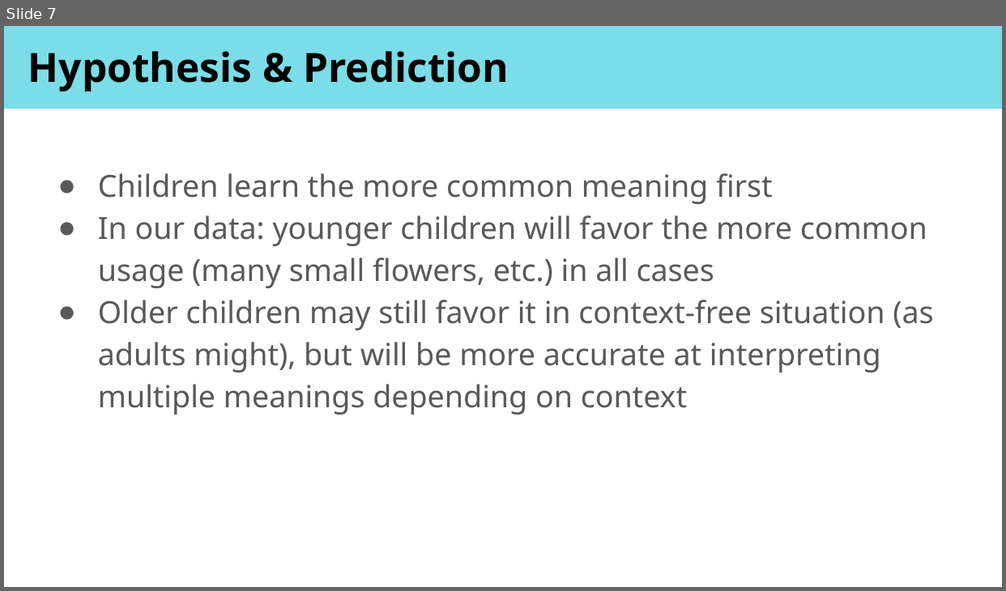
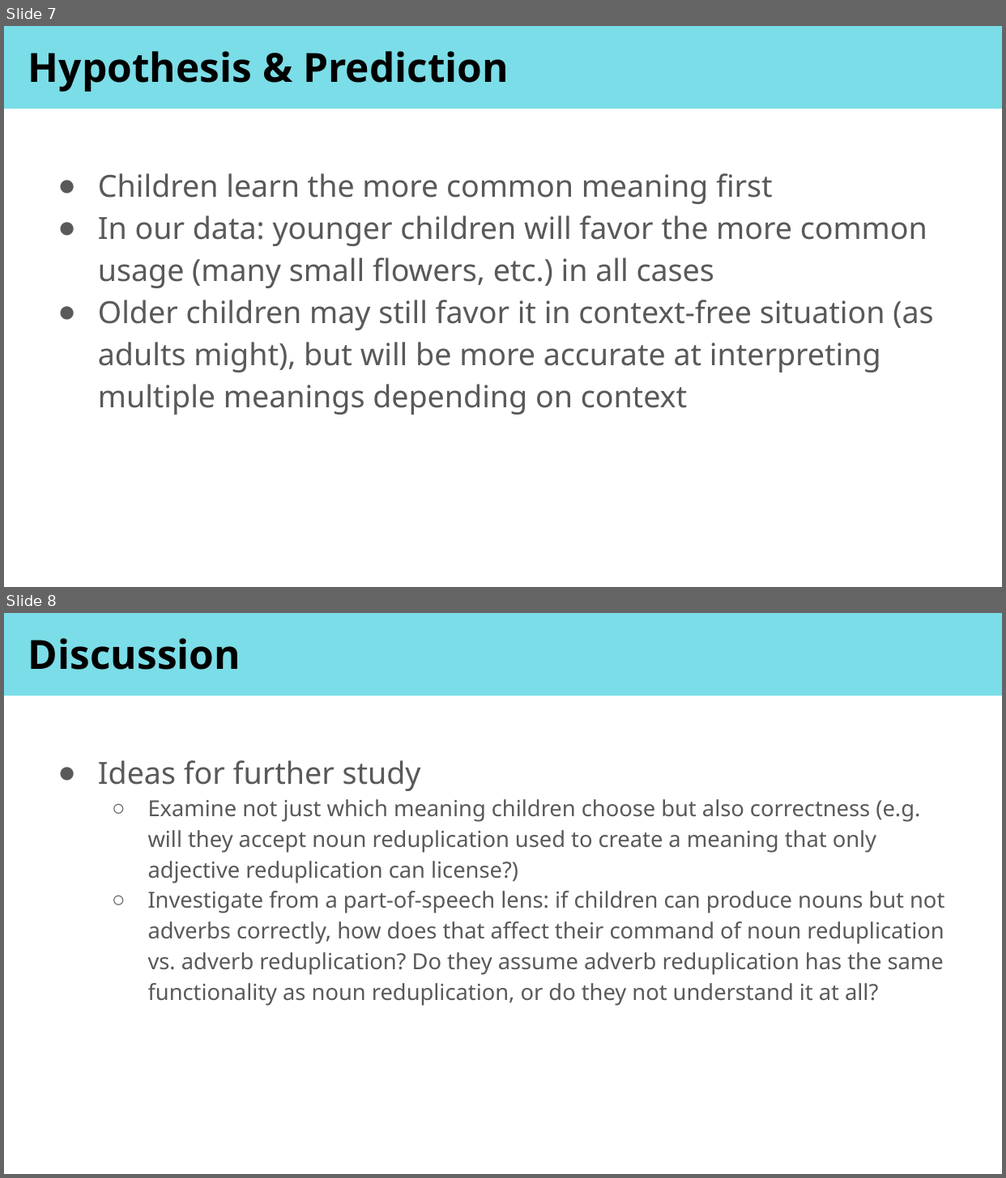
Before and after one commit to shinjinighosh/24.904-Final-Project, a slide deck: 24.904 Final Presentation.odp. Shown one above the other, each under a label of ours: slide 7 before the commit, slides 7 and 8 after it. The pictures are 1006x591 and 1006x1178 pixels, drawn with LibreOffice and Linux fonts; fonts in the diff are those of the drawing. Boxes give left, top, right and bottom in pixels: in the first picture for what was removed or moved away, otherwise in the second. Text is boxed around its words. In the diff, an @@ line names an element or a change of style, - is before the commit and + after.

```diff
--- a/24.904 Final Presentation.odp
+++ b/24.904 Final Presentation.odp
@@ slide 8 added at box(4, 613, 1002, 1174), background #FFFFFF; not listed: 1 template element that a slide beside it also shows @@
@@ title added at box(28, 638, 241, 670), 29 pt, text #000000, bold @@
+Discussion
@@ text added at box(98, 760, 944, 1006), 16 pt, text #595959 @@
+● Ideas for further study
+  ○ Examine not just which meaning children choose but also correctness (e.g. will they accept noun reduplication used to create a meaning that only adjective reduplication can license?)
+  ○ Investigate from a part-of-speech lens: if children can produce nouns but not adverbs correctly, how does that affect their command of noun reduplication vs. adverb reduplication? Do they assume adverb reduplication has the same functionality as noun reduplication, or do they not understand it at all?
```
Also in this commit, not shown: 3 slides changed, 1 slide removed.
